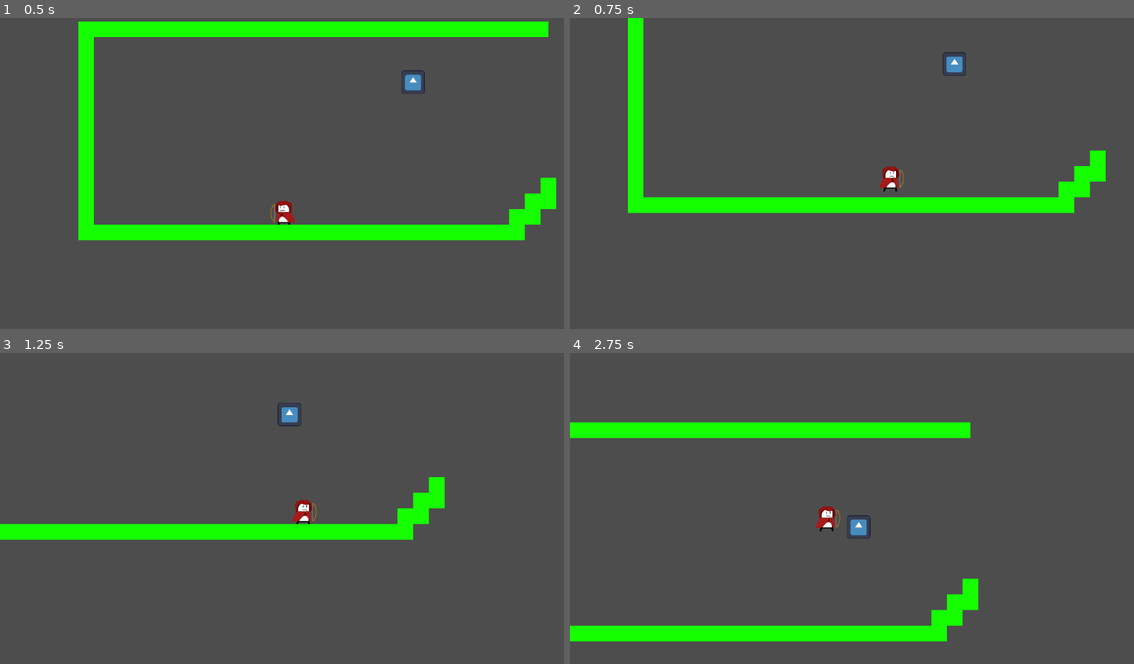
Above: before the commit, frames 1-4 (two rows, left to right).
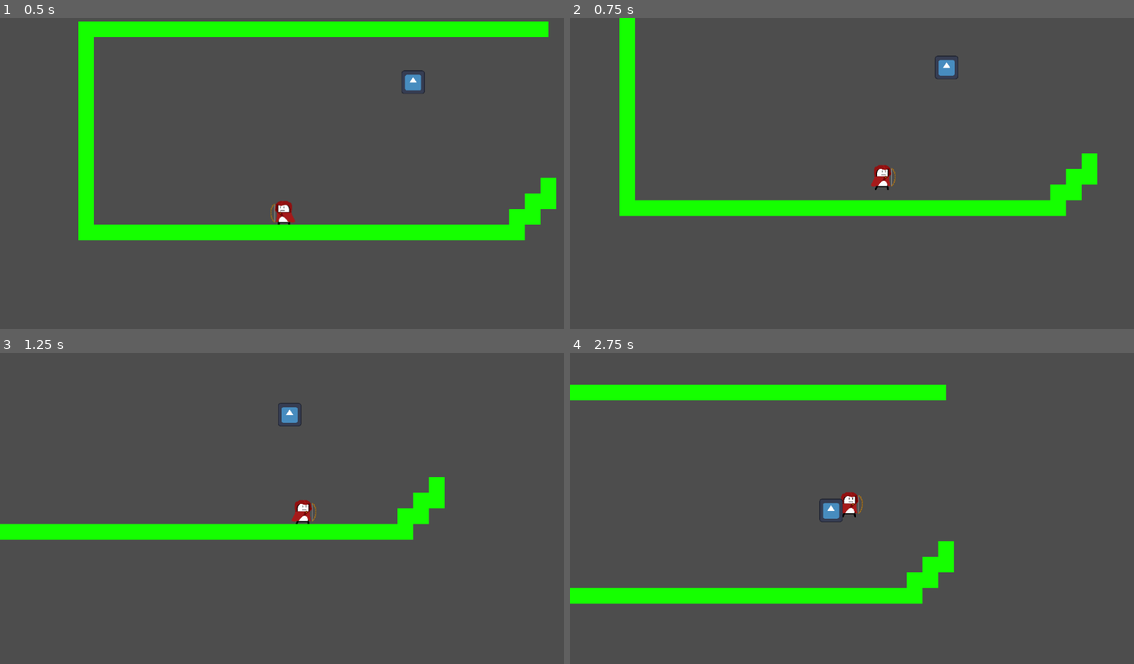
Above: after the commit, the same moments.

Repository: Overlord-Runt/name
Game: Godot game, scene res://main.tscn
Two runs of this game, one before a commit and one after it. Both use one fixed random seed, a clock stepped at 60 frames per second and the inputs below. The engine's default icon, where the game draws it, is replaced by a stand-in: a white triangle on a blue panel in a dark square.
Inputs (mouse positions are in pixels of both pictures, inside the frame that each line leads up to):
- Up to frame 1 (0.5 s): no input
- Up to frame 2 (0.75 s): tap Enter at 0.5 s; move the mouse to (976, 161) at 0.52 s; hold D (right) from 0.53 s (still down); tap C (dash, bound only after the commit) at 0.6 s; click (976, 161) at 0.67 s
- Up to frame 3 (1.25 s): keep holding D (right); tap W (jump) at 0.77 s
- Up to frame 4 (2.75 s): move the mouse to (739, 527) at 1.27 s; tap C (dash, bound only after the commit) at 1.35, 2.3 s; click (739, 527) at 1.42 s; tap W (jump) at 1.52 s; move the mouse to (908, 443) at 2.02 s; release D (right) at 2.03 s; hold A (left) from 2.03 s (still down); tap Alt at 2.1 s; click (908, 443) at 2.17 s

Frame 1 is identical in both runs. In frame 2, 4.7% of the frame differs, in the area x 8-95%, y 0-64%; in frame 3, less than 0.1%; in frame 4, 16%, in the area x 0-73%, y 10-93%.

Commit message:
random changes

Diff:
--- a/archer.gd
+++ b/archer.gd
@@ -58,7 +58,7 @@
 
 
 func dash(delta: float):
-	var click := Input.is_mouse_button_pressed(MOUSE_BUTTON_LEFT)
+	var click := Input.is_action_just_pressed("dash")
 	lastDash += delta
 	if canDash:
 		thisDash += delta
--- a/project.godot
+++ b/project.godot
@@ -41,6 +41,11 @@
 "events": [Object(InputEventKey,"resource_local_to_scene":false,"resource_name":"","device":-1,"window_id":0,"alt_press …(192 unchanged characters)…
 ]
 }
+dash={
+"deadzone": 0.2,
+"events": [Object(InputEventKey,"resource_local_to_scene":false,"resource_name":"","device":0,"window_id":0,"alt_pressed":false,"shift_pressed":false,"ctrl_pressed":false,"meta_pressed":false,"pressed":false,"keycode":0,"physical_keycode":67,"key_label":0,"unicode":0,"location":0,"echo":false,"script":null)
+]
+}
 
 [physics]
 
Not shown, changed: assets/Player-Sprites/Archer/character1.af~lock~
